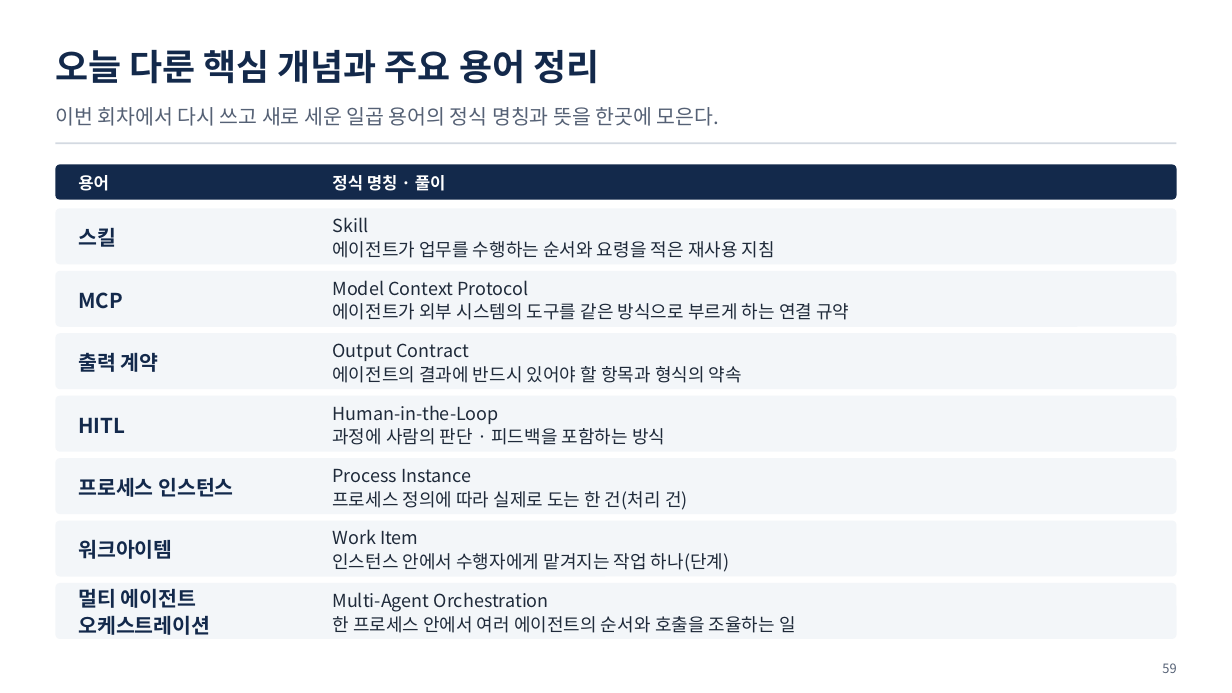
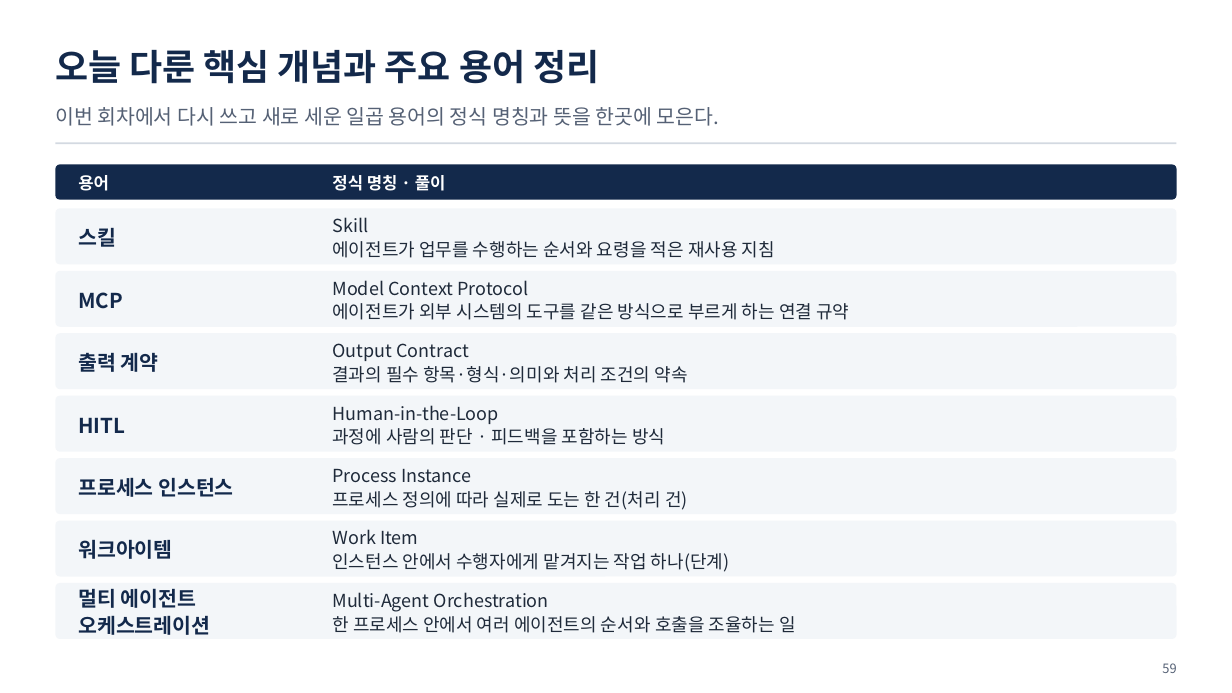
Before and after one commit to uengine-oss/hyd-iot-edu, a slide deck: slide 59 of 산출물/통합반/이론/11회차/통합반_11일차.pptx. Drawn at 1232x693 pixels with LibreOffice and Linux fonts; fonts in the diff are those of the drawing. Boxes give left, top, right and bottom in pixels: in the first picture for what was removed or moved away, otherwise in the second. Text is boxed around its words. In the diff, an @@ line names an element or a change of style, - is before the commit and + after.

```diff
--- a/산출물/통합반/이론/11회차/통합반_11일차.pptx
+++ b/산출물/통합반/이론/11회차/통합반_11일차.pptx
@@ text at (332,366,688,383): text changed @@
-에이전트의 결과에 반드시 있어야 할 항목과 형식의 약속
+결과의 필수 항목·형식·의미와 처리 조건의 약속
```
Also in this commit, not shown: 11 other slides changed, 29 other files.
